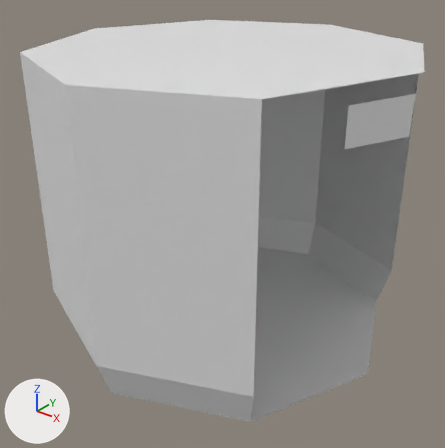
An edit to the Blender file assets/models/props/round_elevator_interior.blend, drawn before and after from the same camera.
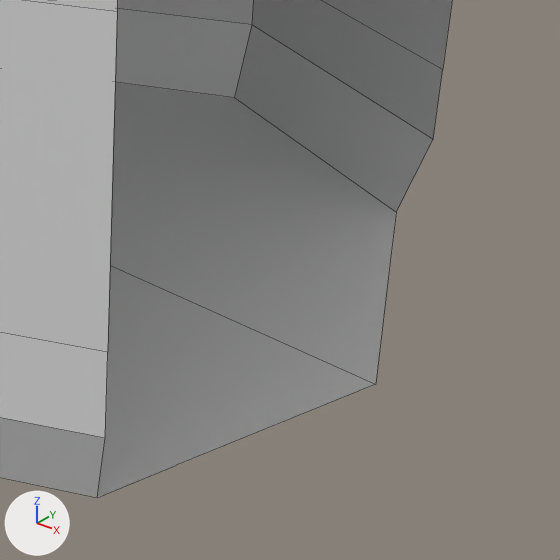
Each version is shown whole from a camera (50 mm lens) standing at (2.63, -3.38, 3.14) and looking at (0.04, -0.14, 1.13), then close up on the part from 47% to 100% of the width and 47% to 100% of the height. Lighting does not change. The marker at lower left points along +X, +Y and +Z. The close-ups show mesh edges as thin lines.

In view in the first close-up: 'External'.
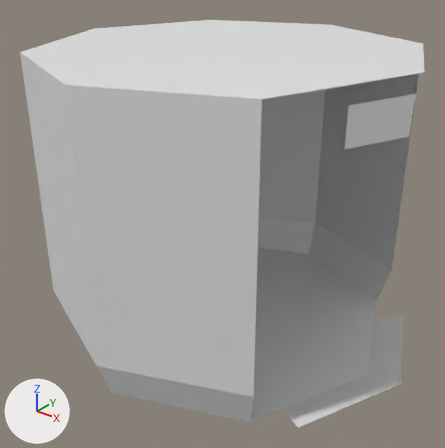
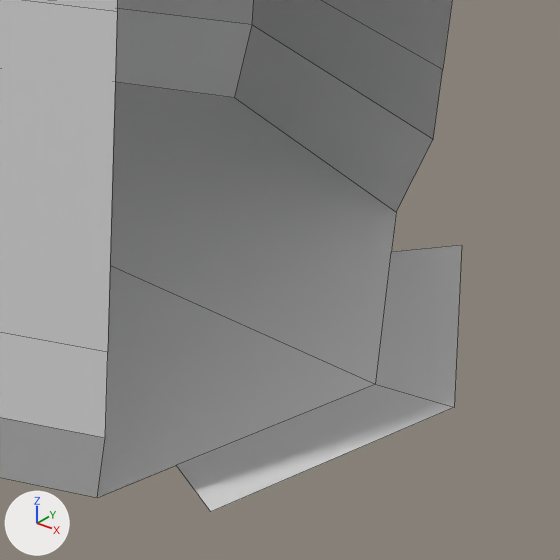
Commit message: Elevator now opens

Changed parts and their boxes (x1, y1, x2, y2) in the close-ups (560 x 560 px):
```json
{"object": "External", "change": "reshaped", "before": [0, 0, 452, 498], "after": [0, 0, 462, 512]}
{"part": 1, "of": "me_circle_001", "change": "added", "after": [176, 245, 462, 512]}
```

The change, as JSON lines over the scene's bpy script:
```json
{"block": "me_circle_001", "where": "me_circle_001.from_pydata(...)  # 54 vertices, 36 faces; spans x -1.37..1.37, y -1.37..1.38, z 0.25..2.39"}
{"block": "me_circle_001", "where": "# used by ob_external; location = (-0.018, -0.004, 0.014)"}
{"block": "me_circle_001", "where": "# verts and faces of me_circle_001; kept vertices keep their numbers, new ones are numbered from 54"}
{"block": "me_circle_001", "where": "# before: 3 (1.0, 0.66, 0.25) at pixel (391, 252), 23 (1.27, 0.0, 0.25) at pixel (375, 384), 25 (1.0, -0.66, 0.25) at pixel (176, 465)"}
{"block": "me_circle_001", "change": "me_circle_001 part 1"}
{"op": "add", "block": "me_circle_001", "code": "verts[54] = (1.19, 0.79, 0.29)  # pixel (461, 245)"}
{"op": "add", "block": "me_circle_001", "code": "verts[55] = (1.52, 0.0, 0.29)  # pixel (454, 407)"}
{"op": "add", "block": "me_circle_001", "code": "verts[56] = (1.19, -0.79, 0.29)  # pixel (210, 511)"}
{"op": "add", "block": "me_circle_001", "code": "faces += [(23, 25, 56, 55), (3, 23, 55, 54)]  # mat_round_elevator_floor (its picture is missing)"}
```
